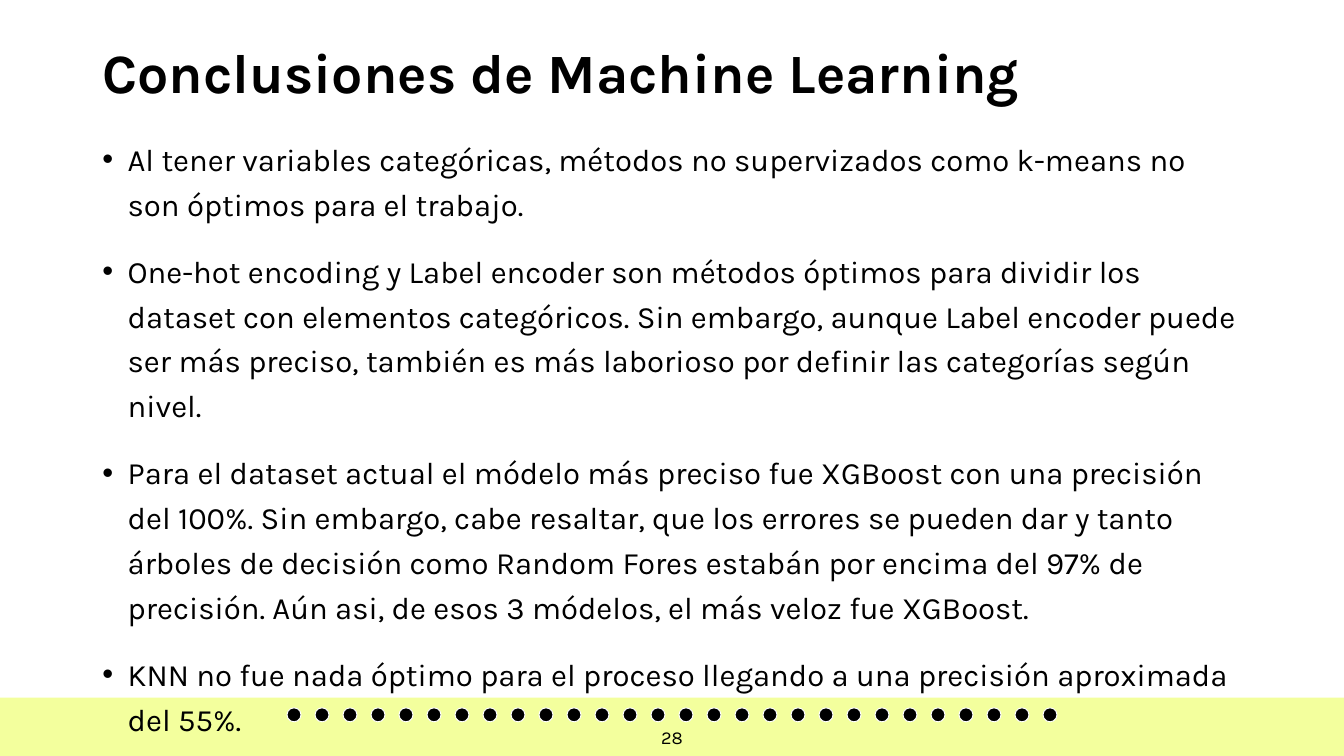
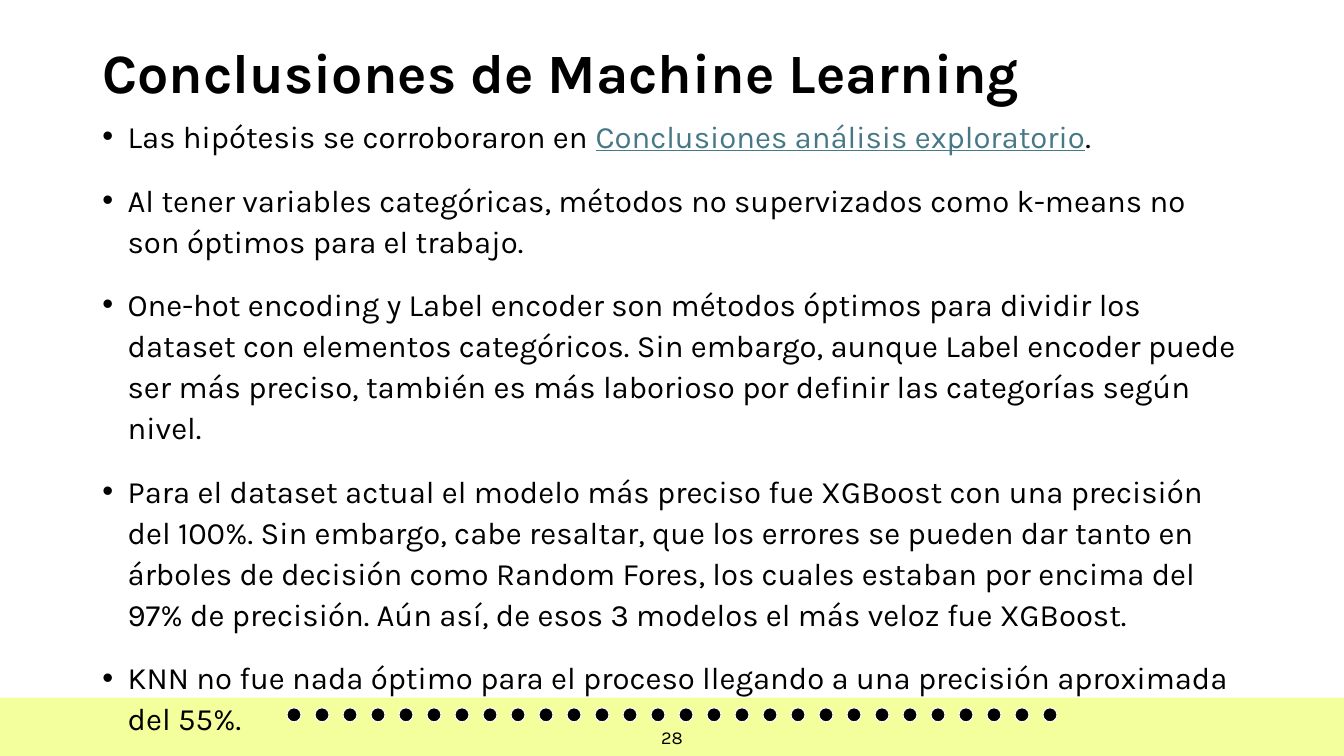
Before and after one commit to JoseChirif/Estudios-y-empleabilidad-Encuesta-kaggle, a slide deck: slide 28 of Estudios y empleabilidad.pptx. Drawn at 1344x756 pixels with LibreOffice and Linux fonts; fonts in the diff are those of the drawing; background and template pictures are left out. Boxes give left, top, right and bottom in pixels: in the first picture for what was removed or moved away, otherwise in the second. Text is boxed around its words. In the diff, an @@ line names an element or a change of style, - is before the commit and + after.

```diff
--- a/Estudios y empleabilidad.pptx
+++ b/Estudios y empleabilidad.pptx
@@ text "Las hipótesis se corroboraron en ...": place and size @@
-text "Las hipótesis se corroboraron en ..." at [128,147,1235,732]
+text "Las hipótesis se corroboraron en ..." at [128,124,1235,731]
@@ text at [128,124,1091,156]: paragraph added @@
+• Las hipótesis se corroboraron en Conclusiones análisis exploratorio.
@@ text at [128,188,1235,731]: line spacing 1.2 to 1.1 @@
@@ text at [128,479,1203,633]: text changed @@
-• Para el dataset actual el módelo más preciso fue XGBoost con una precisión del 100%. Sin embargo, cabe resaltar, que los errores se pueden dar y tanto árboles de decisión como Random Fores estabán por encima del 97% de precisión. Aún asi, de esos 3 módelos, el más veloz fue XGBoost.
+• Para el dataset actual el modelo más preciso fue XGBoost con una precisión del 100%. Sin embargo, cabe resaltar, que los errores se pueden dar tanto en árboles de decisión como Random Fores, los cuales estaban por encima del 97% de precisión. Aún así, de esos 3 modelos el más veloz fue XGBoost.
```
Also in this commit, not shown: 1 other file.
